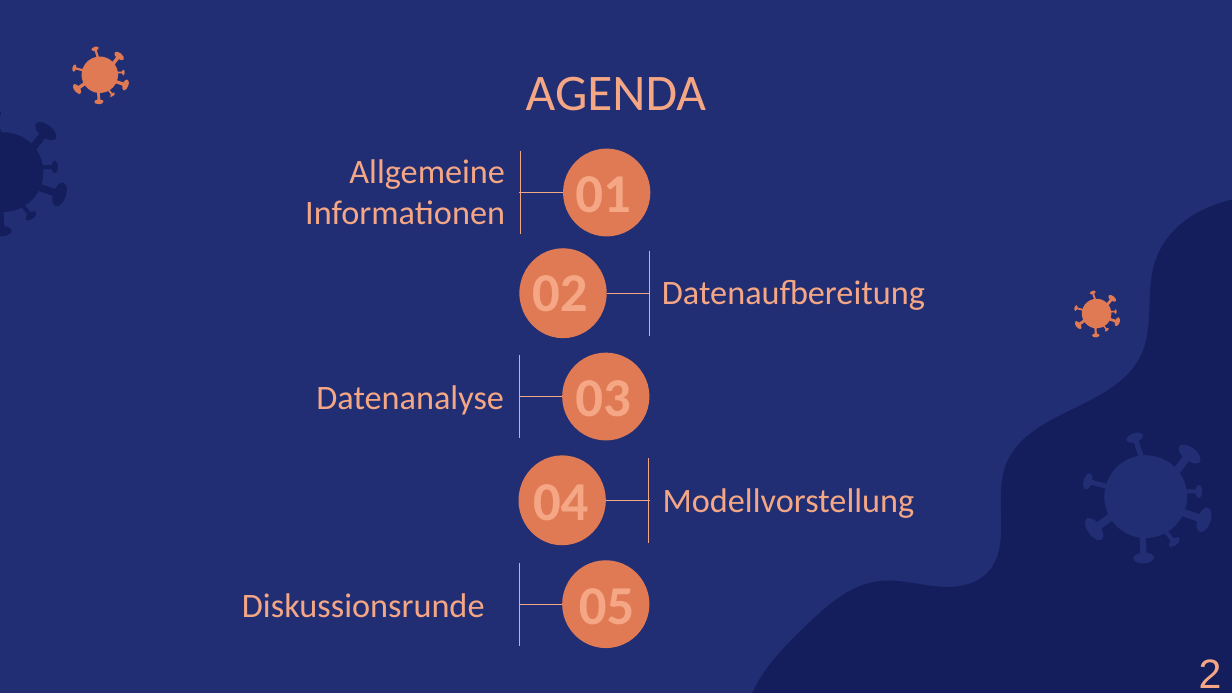
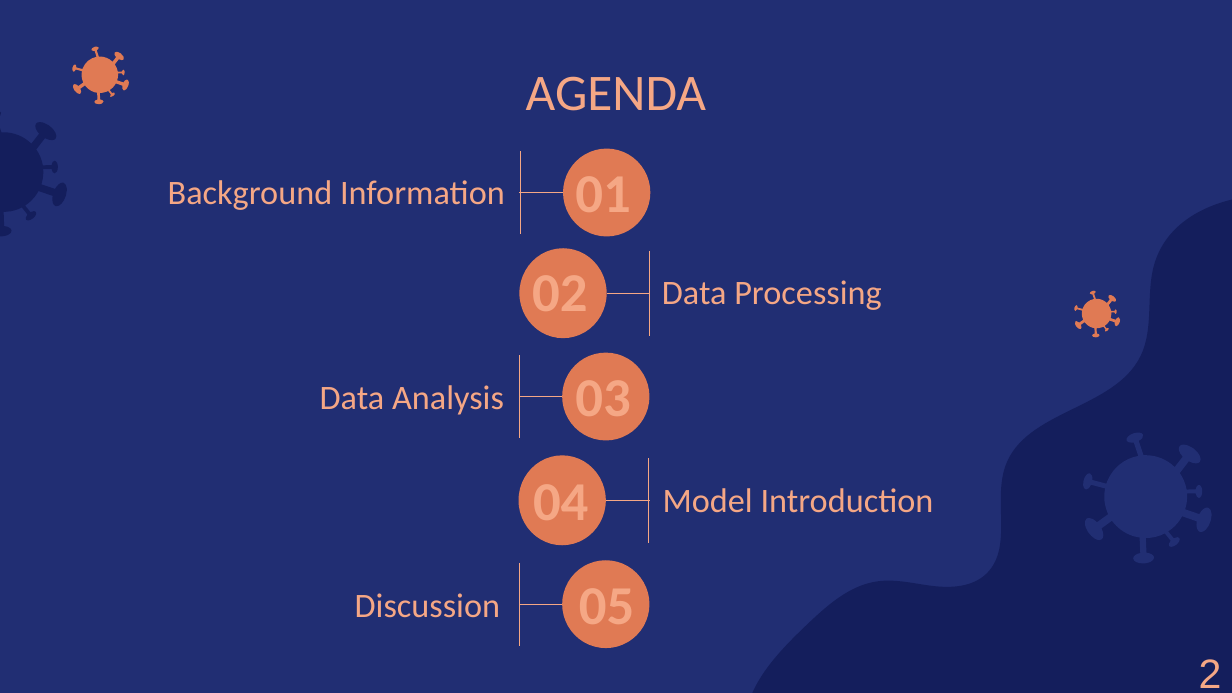
Before and after one commit to amarquard089/Covid19-Hospitalisierungsrate, a slide deck: slide 2 of Praesentation/COVID-19 Hospitalisierungsrate.pptx. Drawn at 1232x693 pixels with LibreOffice and Linux fonts; fonts in the diff are those of the drawing. Boxes give left, top, right and bottom in pixels: in the first picture for what was removed or moved away, otherwise in the second. Text is boxed around its words. In the diff, an @@ line names an element or a change of style, - is before the commit and + after.

```diff
--- a/Praesentation/COVID-19 Hospitalisierungsrate.pptx
+++ b/Praesentation/COVID-19 Hospitalisierungsrate.pptx
@@ subtitle at (168,180,505,210): text changed @@
-Allgemeine Informationen
+Background Information
@@ subtitle at (662,280,881,310): text changed @@
-Datenaufbereitung
+Data Processing
@@ subtitle at (320,385,504,415): text changed @@
-Datenanalyse
+Data Analysis
@@ text at (663,488,934,513): text changed @@
-Modellvorstellung
+Model Introduction
@@ text at (355,593,501,618): text changed @@
-Diskussionsrunde
+Discussion
```
Also in this commit, not shown: 22 other slides changed, 1 slide added, 1 slide removed, 36 other files.
